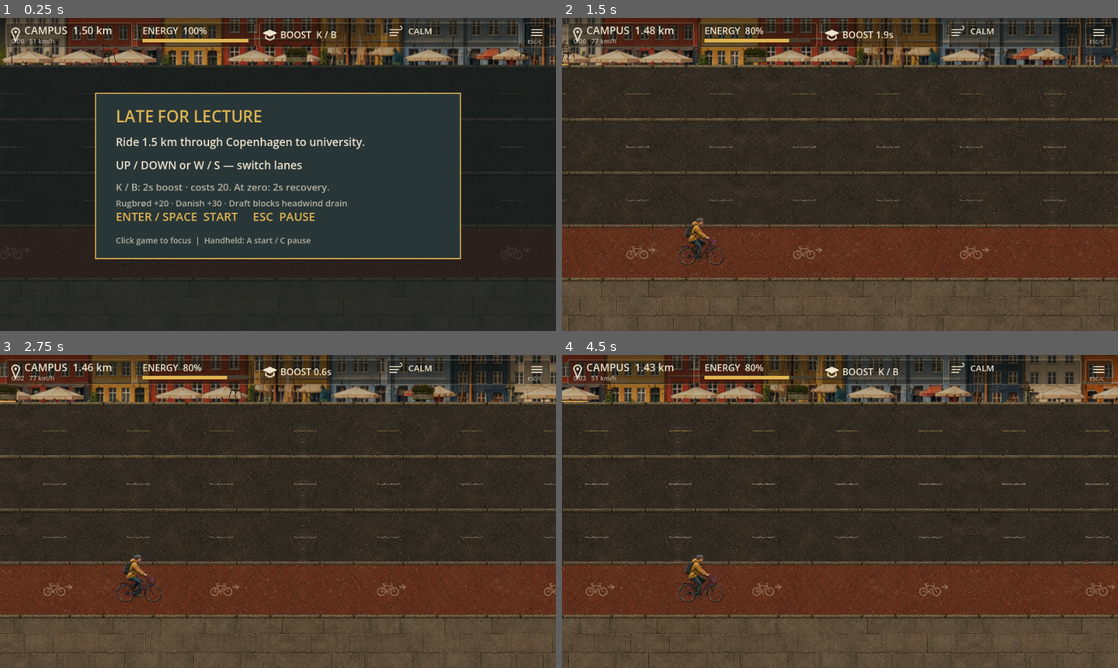
Above: before the commit, frames 1-4 (two rows, left to right).
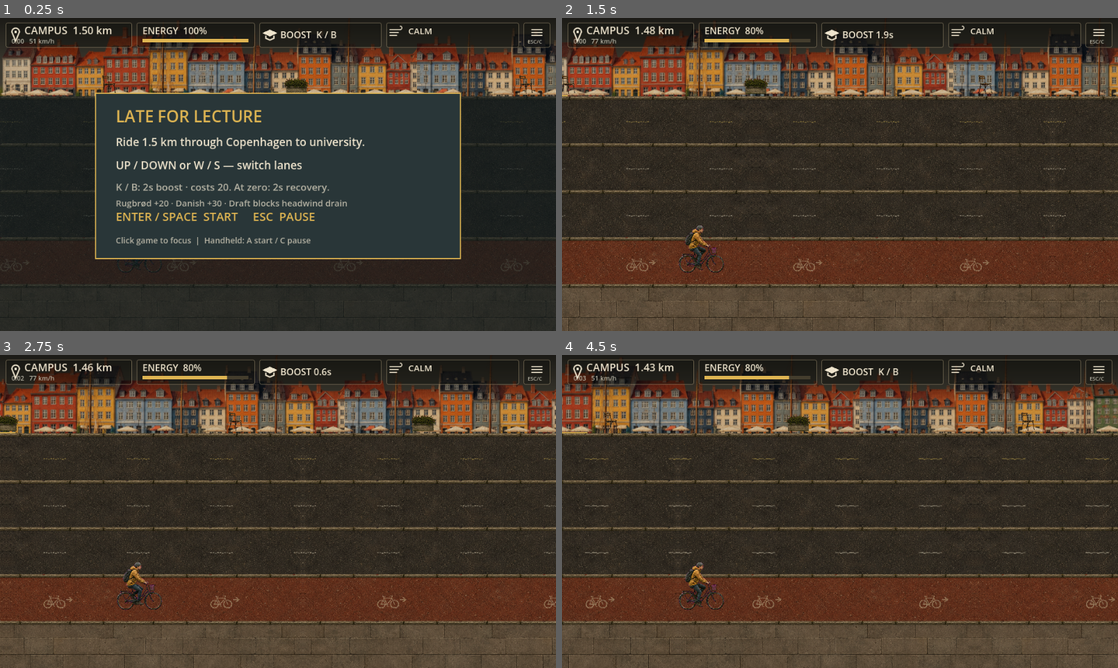
Above: after the commit, the same moments.

Repository: valesin/RushToCampus
Game: Godot game, scene res://scenes/cycling/CyclingGame.tscn
The game is run twice, just before and just after one commit, with the same random seed, the same clock (stepped at 60 frames per second) and the same inputs.
Inputs (mouse positions are in pixels of both pictures, inside the frame that each line leads up to):
- Up to frame 1 (0.25 s): no input
- Up to frame 2 (1.5 s): tap Enter at 0.5, 0.6 s; move the mouse to (962, 158) at 0.52 s; hold D (move_right) from 0.53 s (still down); click (962, 158) at 0.67 s; tap Space (jump) at 0.77 s; move the mouse to (728, 190) at 1.27 s; tap K (cycling_boost) at 1.35 s; click (728, 190) at 1.42 s
- Up to frame 3 (2.75 s): tap Space (jump) at 1.52 s; tap Enter at 1.55, 2.3 s; move the mouse to (333, 442) at 2.02 s; release D (move_right) at 2.03 s; hold A (move_left) from 2.03 s (still down); hold J (cycling_confirm) from 2.03 s (still down); click (333, 442) at 2.17 s
- Up to frame 4 (4.5 s): move the mouse to (812, 574) at 2.77 s; release A (move_left) at 2.78 s; release J (cycling_confirm) at 2.78 s; hold D (move_right) 2.78-4.28 s; tap Enter at 2.85, 3.8, 4.35 s; click (812, 574) at 2.92 s; tap Space (jump) at 3.02, 3.77 s; move the mouse to (1006, 558) at 3.52 s; tap Keypad Enter at 3.6 s; click (1006, 558) at 3.67 s; tap Escape at 4.15 s; move the mouse to (673, 464) at 4.27 s; hold A (move_left) from 4.28 s (still down); click (673, 464) at 4.42 s

The runs differ from the first frame. In frame 1, 20% of the frame differs, in the area x 0-100%, y 0-86%; in frame 2, 32%; in frame 3, 32%; in frame 4, 33%, in the area x 0-100%, y 0-100%.

Commit message:
Add switchable colourful cycling theme and avoid Intel OpenGL crash

Diff:
--- a/retro-biker/project.godot
+++ b/retro-biker/project.godot
@@ -85,6 +85,7 @@
 }
 
 [rendering]
+gl_compatibility/driver.windows="opengl3_angle"
 
 textures/canvas_textures/default_texture_filter=0.0
 renderer/rendering_method="gl_compatibility"
--- /dev/null
+++ b/retro-biker/scripts/cycling/clean_key.gdshader
@@ -0,0 +1,27 @@
+shader_type canvas_item;
+render_mode unshaded;
+varying vec4 vertex_tint;
+void vertex() {
+	vertex_tint = COLOR;
+}
+vec4 keyed_color(vec4 sample_color) {
+	float key_distance = distance(sample_color.rgb, vec3(1.0, 0.0, 1.0));
+	sample_color.a *= smoothstep(0.12, 0.32, key_distance);
+	return vec4(sample_color.rgb * sample_color.a, sample_color.a);
+}
+void fragment() {
+	// Key before filtering: magenta must never bleed into small illustrations.
+	// Narrow colour distance also preserves the pink jacket and purple backpack.
+	ivec2 size = textureSize(TEXTURE, 0);
+	vec2 position = UV * vec2(size) - vec2(0.5);
+	ivec2 base = ivec2(floor(position));
+	vec2 fraction = fract(position);
+	vec4 a = keyed_color(texelFetch(TEXTURE,clamp(base,ivec2(0),size-ivec2(1)),0));
+	vec4 b = keyed_color(texelFetch(TEXTURE,clamp(base+ivec2(1,0),ivec2(0),size-ivec2(1)),0));
+	vec4 c = keyed_color(texelFetch(TEXTURE,clamp(base+ivec2(0,1),ivec2(0),size-ivec2(1)),0));
+	vec4 d = keyed_color(texelFetch(TEXTURE,clamp(base+ivec2(1,1),ivec2(0),size-ivec2(1)),0));
+	vec4 upper = mix(a,b,fraction.x);
+	vec4 lower = mix(c,d,fraction.x);
+	vec4 result = mix(upper,lower,fraction.y);
+	COLOR = vec4(result.rgb / max(result.a,0.0001),result.a) * vertex_tint;
+}
--- /dev/null
+++ b/retro-biker/scripts/cycling/clean_theme.gd
@@ -0,0 +1,27 @@
+extends RefCounted
+## Alternative 2D illustrations. Gameplay dimensions belong to Presentation/Layout.
+const DIR: String = "res://assets/cycling/clean/"
+const DETAILS: Dictionary = {
+	"bread": Rect2(108,96,494,344), "pastry": Rect2(684,100,489,345),
+	"planter": Rect2(90,550,535,349), "chair": Rect2(790,493,335,434),
+	"curb": Rect2(66,1058,554,104), "cycle": Rect2(692,987,488,228)
+}
+const ACTORS: Dictionary = {
+	"player": Rect2(90,108,368,350), "cyclist": Rect2(582,110,357,349),
+	"car": Rect2(992,274,506,184), "bus": Rect2(44,634,680,226),
+	"pedestrian": Rect2(756,560,194,312), "barrier": Rect2(1076,610,382,254)
+}
+var city: Texture2D
+var materials: Texture2D
+var details: Texture2D
+var frames: Array[Texture2D] = []
+
+func _init() -> void:
+	city = load(DIR + "city.png")
+	materials = load(DIR + "materials.png")
+	details = load(DIR + "details.png")
+	frames.assign([load(DIR + "traffic-1.png"),load(DIR + "traffic-2.png")])
+
+static func scaled_region(region: Rect2, texture: Texture2D, source_size: Vector2) -> Rect2:
+	var ratio: Vector2 = texture.get_size() / source_size
+	return Rect2(region.position * ratio, region.size * ratio)
--- a/retro-biker/scripts/cycling/cycling_audio.gd
+++ b/retro-biker/scripts/cycling/cycling_audio.gd
@@ -17,6 +17,10 @@
 var traffic_pans: Array[AudioEffectPanner] = []
 var owned_buses: Array[String] = []
 var bell: AudioStreamPlayer
+var lane_change: AudioStreamPlayer
+var cycling_pov: AudioStreamPlayer
+var last_lane: int = 3
+var lane_change_count: int = 0
 var impact: AudioStreamPlayer
 var district_weights: Array[float] = [1.0,0.0,0.0]
 var fade_from: Array[float] = [1.0,0.0,0.0]
@@ -33,7 +37,7 @@
 	for group in GROUPS:
 		ensure_bus(group)
 		AudioServer.set_bus_volume_db(AudioServer.get_bus_index(group),mix_gain_db)
-	for clip in ["waterfront","street","campus","tyres","chain","freewheel","wind","car","bus","bell","bump"]:
+	for clip in ["waterfront","street","campus","tyres","chain","freewheel","wind","car","bus","bell","bump","lane-change","cycling-pov","crash"]:
 		var path: String = DIR + clip + ".ogg"
 		if ResourceLoader.exists(path):
 			streams[clip] = load(path)
@@ -53,6 +57,8 @@
 		traffic_owners.append("")
 	bell = make_voice("bell", "CyclingInterface", false)
 	impact = make_voice("bump", "CyclingInterface", false)
+	lane_change = make_voice("lane-change", "CyclingRider", false)
+	cycling_pov = make_voice("cycling-pov", "CyclingAmbience", true)
 	reset()
 
 func ensure_bus(bus_name: String, send: String = "Master") -> void:
@@ -93,6 +99,8 @@
 	bell_count = 0
 	impact_count = 0
 	peak_traffic_count = 0
+	lane_change_count = 0
+	last_lane = game.rider.lane if game != null else 3
 
 func _process(delta: float) -> void:
 	update_mix(delta)
@@ -120,7 +128,14 @@
 	if not running:
 		stop_motion()
 		return
+	# Observe accepted lane changes, not input presses (blocked/held inputs stay silent).
+	if game.rider.lane != last_lane:
+		last_lane = game.rider.lane
+		lane_change.volume_db = -24.0
+		lane_change.play()
+		lane_change_count += 1
 	var ratio: float = clampf(game.rider.speed / game.rider.base_speed,0.25,1.3)
+	set_loop(cycling_pov, -29.0 + linear_to_db(ratio) + duck)
 	set_loop(rider_voices[0], -24.0 + linear_to_db(ratio))
 	set_loop(rider_voices[1], (-35.0 if game.rider.recovering else -25.0) + linear_to_db(ratio))
 	set_loop(rider_voices[2], -32.0 + linear_to_db(ratio), game.rider.recovering)
@@ -140,6 +155,8 @@
 	if not voice.playing and voice.stream != null: voice.play()
 
 func stop_motion() -> void:
+	if cycling_pov != null: cycling_pov.stop()
+	if lane_change != null: lane_change.stop()
 	for voice in rider_voices: voice.stop()
 	for i in traffic_voices.size():
 		traffic_voices[i].stop()
@@ -193,6 +210,7 @@
 	peak_traffic_count = maxi(peak_traffic_count,candidates.size())
 
 func hit(lethal: bool) -> void:
+	impact.stream = streams.get("crash" if lethal else "bump")
 	impact.volume_db = -14.0 if lethal else -22.0
 	impact.pitch_scale = 0.85 if lethal else 1.0
 	impact.play()
--- a/retro-biker/scripts/cycling/presentation.gd
+++ b/retro-biker/scripts/cycling/presentation.gd
@@ -2,8 +2,14 @@
 ## Independent facade, surface, decal/prop, traffic, pickup and HUD canvases.
 const Layer = preload("res://scripts/cycling/presentation_layer.gd")
 const Districts = preload("res://scripts/cycling/districts.gd")
+const CleanTheme = preload("res://scripts/cycling/clean_theme.gd")
 const Layout = preload("res://scripts/cycling/presentation_layout.gd")
 var game
+var clean_theme: bool = false
+var clean_art: RefCounted
+var theme_button: Button
+var original_materials: Dictionary = {}
+var clean_material: ShaderMaterial
 var font: Font = ThemeDB.fallback_font
 var city_texture: Texture2D
 var atlas_frames: Array[Texture2D] = []
@@ -68,8 +74,34 @@
 	var street_key := ShaderMaterial.new()
 	street_key.shader = load("res://scripts/cycling/street_key.gdshader")
 	for i in [2,4]: layers[i].material = street_key
+	clean_art = CleanTheme.new()
+	clean_material = ShaderMaterial.new()
+	clean_material.shader = load("res://scripts/cycling/clean_key.gdshader")
+	for i in [2,3,4]: original_materials[i] = layers[i].material
+	theme_button = Button.new()
+	theme_button.position = Vector2(200,365)
+	theme_button.size = Vector2(560,34)
+	theme_button.add_theme_font_size_override("font_size",17)
+	theme_button.text = "LOOK: ILLUSTRATED  /  Switch to Colourful"
+	theme_button.pressed.connect(toggle_theme)
+	theme_button.visible = false
+	layers[5].add_child(theme_button)
+
+func toggle_theme() -> void:
+	if game.state != game.RunState.PAUSED: return
+	set_clean_theme(not clean_theme)
+	theme_button.release_focus()
+
+func set_clean_theme(enabled: bool) -> void:
+	clean_theme = enabled
+	for i in [2,3,4]: layers[i].material = clean_material if enabled else original_materials[i]
+	theme_button.text = "LOOK: COLOURFUL  /  Switch to Illustrated" if enabled else "LOOK: ILLUSTRATED  /  Switch to Colourful"
+	for layer in layers: layer.queue_redraw()
 
 func _process(_delta: float) -> void:
+	theme_button.visible = game.state == game.RunState.PAUSED
+	var mouse_mode: int = Input.MOUSE_MODE_VISIBLE if game.state != game.RunState.RUNNING else Input.MOUSE_MODE_HIDDEN
+	if Input.mouse_mode != mouse_mode: Input.mouse_mode = mouse_mode
 	render_distance = game.distance
 	if game.state == game.RunState.RUNNING:
 		render_distance = lerpf(game.previous_distance, game.distance, clampf(Engine.get_physics_interpolation_fraction(),0.0,1.0))
@@ -98,7 +130,7 @@
 			if debug_contacts: draw_contacts(c)
 
 func draw_facades(c: Node2D) -> void:
-	c.draw_rect(Rect2(0,0,960,81),Color("#3a372e"))
+	c.draw_rect(Rect2(0,0,960,Layout.CITY_HEIGHT),Color("#3a372e"))
 	if not city_texture: return
 	var scroll: float = render_distance * game.pixels_per_metre * Districts.BUILDING_RATE
 	var first: int = int(floor(scroll/Districts.TILE_WIDTH))
@@ -106,8 +138,12 @@
 		var left: float = tile*Districts.TILE_WIDTH-scroll
 		var area: int = district(tile)
 		var first_tile: int = [0,2,4,5][area]
-		var source := Rect2(fposmod((tile-first_tile)*480.0,960.0),CITY_BASELINES[area]-54.0,480.0,54.0)
-		c.draw_texture_rect_region(city_texture,Rect2(left,0,720,81),source,Color("#d1c6b1"))
+		# The enlarged city strip reveals upper floors/landmarks at a wider view.
+		var baseline: float = [272.0,554.0,775.0,1008.0][area] if clean_theme else CITY_BASELINES[area]
+		var source := Rect2(float(posmod(tile-first_tile,2))*500.0,baseline-Layout.CITY_HEIGHT/0.7,720.0/0.7,Layout.CITY_HEIGHT/0.7)
+		var texture: Texture2D = clean_art.city if clean_theme else city_texture
+		if clean_theme: source = CleanTheme.scaled_region(source,texture,Vector2(1536,1024))
+		c.draw_texture_rect_region(texture,Rect2(left,0,720,Layout.CITY_HEIGHT),source,Color.WHITE if clean_theme else Color("#d1c6b1"))
 
 func draw_surfaces(c: Node2D) -> void:
 	var scroll: float = render_distance*game.pixels_per_metre
@@ -119,13 +155,17 @@
 			# Alternate mirrored material tiles have matching pixels at every join.
 			var mirrored: bool = posmod(tile,2) == 1
 			c.draw_set_transform(Vector2(left+512.0 if mirrored else left,Layout.lane_top(lane_id)),0,Vector2(-1 if mirrored else 1,1))
-			c.draw_texture_rect_region(street_materials,Rect2(0,0,512,Layout.LANE_HEIGHT),source,Color("#c8bba4"))
+			var texture: Texture2D = clean_art.materials if clean_theme else street_materials
+			var region: Rect2 = CleanTheme.scaled_region(source,texture,Vector2(1254,1254)) if clean_theme else source
+			c.draw_texture_rect_region(texture,Rect2(0,0,512,Layout.LANE_HEIGHT),region,Color.WHITE if clean_theme else Color("#c8bba4"))
 			c.draw_set_transform(Vector2.ZERO)
 		# Shadow lives within its lane and never changes the playable band.
 		c.draw_line(Vector2(0,Layout.lane_top(lane_id)+6),Vector2(960,Layout.lane_top(lane_id)+6),Color(0,0,0,0.25),2)
 
 func street_art(c: Node2D, kind: String, rect: Rect2, tint: Color = Color.WHITE) -> void:
-	c.draw_texture_rect_region(street_sprites,rect,STREET_REGIONS[kind],tint)
+	var texture: Texture2D = clean_art.details if clean_theme else street_sprites
+	var region: Rect2 = CleanTheme.scaled_region(CleanTheme.DETAILS[kind],texture,Vector2(1254,1254)) if clean_theme else STREET_REGIONS[kind]
+	c.draw_texture_rect_region(texture,rect,region,Color(1,1,1,tint.a) if clean_theme else tint)
 
 func draw_street_details(c: Node2D) -> void:
 	var scroll: float = render_distance*game.pixels_per_metre
@@ -151,15 +191,17 @@
 	var prop_first: int = int(floor(scroll/720.0))
 	for tile in range(prop_first,prop_first+3):
 		var x: float = tile*720.0-scroll
-		street_art(c,"planter",Rect2(x+490,48,44,29),Color("#b6b099"))
-		street_art(c,"chair",Rect2(x+175,45,25,32),Color("#c9bea5"))
+		street_art(c,"planter",Rect2(x+490,Layout.CITY_HEIGHT-33,44,29),Color("#b6b099"))
+		street_art(c,"chair",Rect2(x+175,Layout.CITY_HEIGHT-36,25,32),Color("#c9bea5"))
 
 func sprite_art(c: Node2D, kind: String, at: Vector2, phase: float) -> void:
 	if atlas_frames.size() != 2: return
 	var region: Rect2 = REGIONS[kind]
 	var width: float = ART_WIDTHS[kind]
 	var height: float = width*region.size.y/region.size.x
-	c.draw_texture_rect_region(atlas_frames[int(phase)%2],Rect2(at-Vector2(width/2.0,height),Vector2(width,height)),region)
+	var texture: Texture2D = clean_art.frames[int(phase)%2] if clean_theme else atlas_frames[int(phase)%2]
+	if clean_theme: region = CleanTheme.scaled_region(CleanTheme.ACTORS[kind],texture,Vector2(1536,1024))
+	c.draw_texture_rect_region(texture,Rect2(at-Vector2(width/2.0,height),Vector2(width,height)),region)
 
 func draw_traffic(c: Node2D) -> void:
 	var items: Array = []
@@ -210,7 +252,7 @@
 	if game.food.feedback_left > 0.0:
 		c.draw_style_box(hud_style,Rect2(374,55,212,23))
 		text(c,Vector2(389,72),game.food.feedback,14,GOLD)
-	c.draw_rect(Rect2(0,79,960*clampf(game.distance/game.route_length,0,1),2),GOLD)
+	c.draw_rect(Rect2(0,Layout.CITY_HEIGHT-2,960*clampf(game.distance/game.route_length,0,1),2),GOLD)
 
 func make_hud_style() -> StyleBoxFlat:
 	var style := StyleBoxFlat.new()
@@ -250,7 +292,8 @@
 	text(c,Vector2(200,298),"K / B: 2s boost · costs 20. At zero: 2s recovery.",17,MUTED)
 	text(c,Vector2(200,325),"Rugbrød +20 · Danish +30 · Draft blocks headwind drain",15,MUTED)
 	text(c,Vector2(200,350),action,20,GOLD)
-	text(c,Vector2(200,389),"Click game to focus  |  Handheld: A start / C pause",14,MUTED)
+	if game.state != game.RunState.PAUSED:
+		text(c,Vector2(200,389),"Click game to focus  |  Handheld: A start / C pause",14,MUTED)
 	if game.score_write_error:
 		text(c,Vector2(200,408),"Best score could not be saved.",13,MUTED)
 
--- a/retro-biker/scripts/cycling/presentation_layout.gd
+++ b/retro-biker/scripts/cycling/presentation_layout.gd
@@ -2,8 +2,8 @@
 ## One projection for art and debug geometry. Simulation remains metres/lane units.
 const WIDTH: float = 960.0
 const HEIGHT: float = 540.0
-const CITY_HEIGHT: float = 81.0
-const LANE_HEIGHT: float = 91.8
+const CITY_HEIGHT: float = 135.0
+const LANE_HEIGHT: float = 81.0
 const PLAYER_X: float = 240.0
 const GROUND_FRACTION: float = 0.78
 static func lane_top(lane: int) -> float:
--- /dev/null
+++ b/retro-biker/tests/cycling/theme_checks.gd
@@ -0,0 +1,114 @@
+extends SceneTree
+var checks: Dictionary = {}
+var game
+var capture_path: String = ""
+
+func _initialize() -> void:
+	call_deferred("run_checks")
+
+func frames(count: int) -> void:
+	for i in count: await physics_frame
+
+func key(code: Key, pressed: bool) -> void:
+	var event := InputEventKey.new()
+	event.keycode = code
+	event.physical_keycode = code
+	event.pressed = pressed
+	Input.parse_input_event(event)
+	Input.flush_buffered_events()
+
+func tap(code: Key) -> void:
+	key(code,true)
+	await frames(2)
+	key(code,false)
+	await frames(2)
+
+func click_toggle() -> void:
+	for pressed in [true,false]:
+		var event := InputEventMouseButton.new()
+		event.position = Vector2(480,382)
+		event.button_index = MOUSE_BUTTON_LEFT
+		event.pressed = pressed
+		Input.parse_input_event(event)
+		Input.flush_buffered_events()
+		await frames(2)
+
+func capture(name: String) -> void:
+	if capture_path.is_empty() or DisplayServer.get_name() == "headless": return
+	await process_frame
+	await RenderingServer.frame_post_draw
+	root.get_texture().get_image().save_png(capture_path+"/"+name+".png")
+
+func run_checks() -> void:
+	if not OS.get_cmdline_user_args().is_empty(): capture_path = OS.get_cmdline_user_args()[0]
+	game = load("res://scenes/cycling/CyclingGame.tscn").instantiate()
+	game.score_path = "user://theme_checks.json"
+	root.add_child(game)
+	await frames(4)
+	var view = game.presentation
+	var sound = game.cycling_audio
+	checks.default_original = not view.clean_theme
+	checks.assets_loaded = view.clean_art.city != null and view.clean_art.materials != null and view.clean_art.details != null and view.clean_art.frames.size() == 2
+	checks.shared_75_25 = view.Layout.CITY_HEIGHT == 135 and view.Layout.LANE_HEIGHT == 81
+	checks.all_audio_loaded = sound.streams.size() == 14
+	await tap(KEY_ENTER)
+	game.traffic.enabled = false
+	game.food.enabled = false
+	checks.start = game.state == game.RunState.RUNNING
+	checks.toggle_hidden_running = not view.theme_button.visible
+	view.toggle_theme()
+	checks.no_switch_outside_pause = not view.clean_theme
+	await tap(KEY_K)
+	await tap(KEY_ESCAPE)
+	var snapshot: Array = [game.distance,game.elapsed,game.rider.energy,game.rider.boost_left,game.rider.lane_position]
+	await click_toggle()
+	checks.pause_button_switch = view.clean_theme and game.state == game.RunState.PAUSED
+	checks.run_preserved_on_switch = snapshot == [game.distance,game.elapsed,game.rider.energy,game.rider.boost_left,game.rider.lane_position]
+	checks.hud_unchanged = view.layers[5].material == null
+	checks.paused_audio = sound.cycling_pov.stream_paused
+	await capture("pause-colourful")
+	await tap(KEY_ENTER)
+	checks.resume = game.state == game.RunState.RUNNING and view.clean_theme
+	await tap(KEY_UP)
+	await frames(16)
+	checks.lane_change_audio = sound.lane_change_count == 1 and game.rider.lane == 2
+	checks.pov_running = sound.cycling_pov.playing
+	key(KEY_DOWN,true)
+	await frames(30)
+	checks.held_lane_single_sound = sound.lane_change_count == 2
+	key(KEY_DOWN,false)
+	await tap(KEY_ESCAPE)
+	await click_toggle()
+	checks.switch_back = not view.clean_theme and view.layers[3].material == view.original_materials[3]
+	await click_toggle()
+	await tap(KEY_ENTER)
+	sound.hit(false)
+	checks.minor_impact_retained = sound.impact.stream == sound.streams.bump
+	sound.hit(true)
+	checks.major_impact_new = sound.impact.stream == sound.streams.crash and not sound.cycling_pov.playing
+	game.start_run()
+	checks.restart_keeps_theme = view.clean_theme and sound.lane_change_count == 0
+	game.set_physics_process(false)
+	game.traffic.enabled = false
+	game.food.enabled = false
+	for item in [["bus",0,34.0],["car",1,20.0],["car",2,47.0],["cyclist",3,37.0],["pedestrian",4,22.0],["barrier",4,50.0]]:
+		game.traffic.actors.append(game.traffic.make_actor(item[0],item[1],item[2]))
+	game.food.items.append({"kind":"bread","lane":3,"distance":16.0,"amount":20.0})
+	game.food.items.append({"kind":"pastry","lane":2,"distance":30.0,"amount":30.0})
+	await capture("staged-colourful")
+	view.debug_contacts = true
+	await capture("staged-colourful-contacts")
+	view.debug_contacts = false
+	view.set_clean_theme(false)
+	await capture("staged-illustrated")
+	view.set_clean_theme(true)
+	game.distance = 1200
+	game.previous_distance = 1200
+	await capture("staged-campus")
+	var failures: Array = []
+	for label in checks:
+		if not checks[label]: failures.append(label)
+	print(JSON.stringify({"checks":checks,"count":checks.size(),"failures":failures}))
+	# Allow the final diagnostic frame to complete, then use normal engine shutdown.
+	await frames(10)
+	quit(0 if failures.is_empty() else 1)
--- a/retro-biker/tests/cycling/visual_checks.gd
+++ b/retro-biker/tests/cycling/visual_checks.gd
@@ -12,7 +12,7 @@
 	game.set_physics_process(false)
 	game.traffic.enabled = false
 	game.food.enabled = false
-	checks.layout_85_15 = Layout.CITY_HEIGHT == 81.0 and is_equal_approx(Layout.LANE_HEIGHT*5,459.0)
+	checks.layout_75_25 = Layout.CITY_HEIGHT == 135.0 and is_equal_approx(Layout.LANE_HEIGHT*5,405.0)
 	checks.horizontal_scale_preserved = game.pixels_per_metre == 12.0 and Layout.PLAYER_X == 240.0
 	checks.layer_separation = game.presentation.layers.size() == 6
 	checks.native_sprite_widths = game.presentation.ART_WIDTHS == {"player":82.0,"cyclist":82.0,"car":110.0,"bus":170.0,"pedestrian":40.0,"barrier":55.0}
Binary file added: retro-biker/assets/cycling/clean/city.png
Binary file added: retro-biker/assets/cycling/clean/details.png
Binary file added: retro-biker/assets/cycling/clean/materials.png
Binary file added: retro-biker/assets/cycling/clean/traffic-1.png
Binary file added: retro-biker/assets/cycling/clean/traffic-2.png
Not shown, added: retro-biker/scripts/cycling/clean_key.gdshader.uid
Not shown, added: retro-biker/scripts/cycling/clean_theme.gd.uid
Not shown, changed: retro-biker/tests/cycling/audio_probe.txt
Not shown, added: retro-biker/tests/cycling/theme_checks.gd.uid
Not shown, changed: retro-biker/assets/cycling/audio/CREDITS.md
Not shown, added: retro-biker/assets/cycling/audio/crash.ogg
Not shown, added: retro-biker/assets/cycling/audio/cycling-pov.ogg
(and 3 more such lines)
